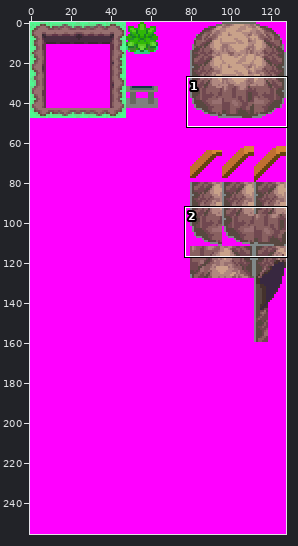
Sprite sheet, stored at tiles/route_203/middle.png. The first picture is a wide view before the edit; the outline marks the close-up.
Close-up. Earlier state:
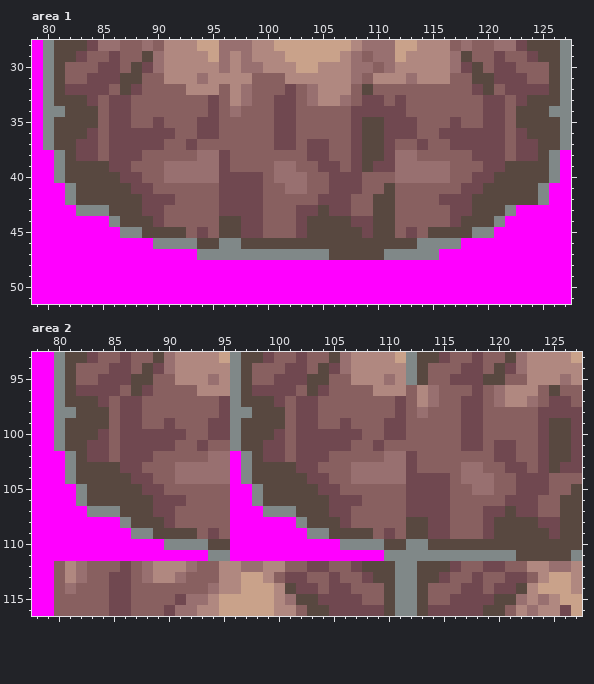
The file is 128x256 pixels. Shown: area 1: x 79..127, y 28..51; area 2: x 78..127, y 93..116.
Once edited:
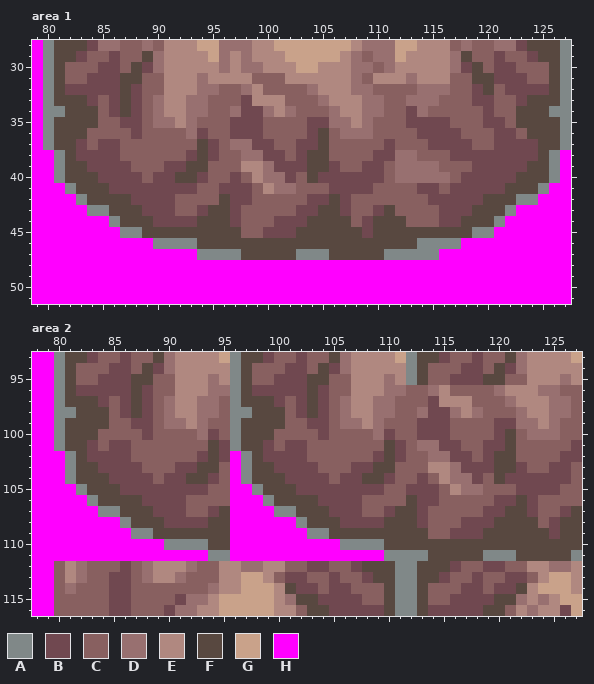
Palette (. is transparent): A #808888  B #704850  C #886060  D #987070  E #b08880  F #584840  G #c9a28a  H #ff00ff
Change:
Area 1:
y 32: x 86 C -> B; x 91..92 CC -> EE; x 94..95 EE -> DD; x 97 E -> C; x 99 C -> E; x 102 B -> C; x 108..109 CF -> DD; x 114..116 CCC -> DDD
y 33: x 87..88 BC -> FB; x 90..95 CCCCCB -> DEEDDC; x 97..102 EDCCBB -> CBEEEC; x 104..105 DE -> CD; x 107..110 DCBB -> EEDD; x 112..115 BCCC -> CDDD; x 119 C -> B; x 121 B -> C
y 34: x 87..88 BC -> FB; x 90..95 CCCCCB -> DEEDDC; x 98..102 CCCBB -> BBDED; x 106..114 CCBBBBBCC -> DEEDDCCBD; x 121 B -> C
y 35: x 86 B -> C; x 88 C -> B; x 90..95 BCCCBB -> DDEDCC; x 97..99 CCC -> BBB; x 101..102 BB -> CC; x 104..112 CCCCBFFBB -> BBDDEDCCC; x 114..117 CCCB -> BBBC
y 36: x 84 B -> C; x 86..87 BB -> CC; x 89..91 BBB -> CCC; x 93 C -> D; x 95 B -> C; x 97..99 CCC -> BBB; x 101..102 BB -> CC; x 104..105 CC -> BF; x 107..115 CBFFBBBCC -> DDDCCCCBB; x 118..120 BBB -> CCC; x 122..123 CB -> BC
y 37: x 84..85 BC -> CB; x 87..90 BBBB -> CCCC; x 93..95 BCC -> CFB; x 97..103 CCCCBBC -> DDBBCCB; x 105 B -> F; x 108..110 BFF -> CCC; x 114..116 BCC -> CBB; x 119..120 BB -> CC; x 122 C -> B
y 38: x 85 C -> B; x 87..88 BB -> CC; x 93..96 CDDB -> BFBC; x 98..101 CCCC -> DDBB; x 103..105 CBB -> BFF; x 108..110 BFF -> CCB; x 117..118 CC -> BB; x 122 C -> B
y 39: x 84..85 FF -> BB; x 91..96 DDDDDB -> BBFFCC; x 98..105 CCCDDCCB -> EEDBBBFF; x 108..109 BF -> CB; x 111 B -> C; x 116 D -> C; x 119 C -> B; x 122..123 FF -> BB
y 40: x 85..86 FF -> BB; x 90..96 CDDDDDB -> BBFFBCC; x 98..100 BBC -> CED; x 102..105 DDCC -> BCFB; x 109..110 CC -> BB; x 118 C -> B; x 121..122 FF -> BB
y 41: x 86..87 FF -> BB; x 90..93 CCCC -> BBBB; x 99..101 BCC -> CED; x 103 D -> C; x 109 C -> B; x 111 F -> C; x 114..115 CC -> BB; x 117 C -> B; x 120..121 FF -> BB
y 42: x 82..83 AF -> HA; x 88 F -> B; x 96 B -> F; x 99 B -> C; x 104 C -> B; x 106 B -> F; x 110..111 FF -> CC; x 115 C -> B; x 119 F -> B; x 123..125 FFA -> AAH
y 43: x 83 A -> H; x 91 C -> B; x 94..96 CCB -> BFF; x 98..99 BB -> CC; x 106 B -> F; x 110 F -> B; x 116 C -> B
y 44: x 91..95 CCCCC -> BBBFF; x 97..99 FBB -> BCC; x 101..102 CC -> BB; x 108 B -> C; x 112 C -> F; x 116 C -> B
y 45: x 93..95 CBC -> FFF; x 98..103 BBCCCB -> CCBBBF; x 112..114 CBC -> FFF
y 46: x 96..97 AA -> FF
y 47: x 98..102 AAAAA -> FFFFF
Area 2:
y 96: x 86 C -> B; x 91..92 CC -> EE; x 94..95 EE -> DD; x 102 C -> B; x 107..108 CC -> EE; x 110..111 EE -> DD; x 113 E -> C; x 115 C -> E; x 118 B -> C; x 124..125 CF -> DD
y 97: x 87..88 BC -> FB; x 90..95 CCCCCB -> DEEDDC; x 103..104 BC -> FB; x 106..111 CCCCCB -> DEEDDC; x 113..118 EDCCBB -> CBEEEC; x 120..121 DE -> CD; x 123..126 DCBB -> EEDD
y 98: x 87..88 BC -> FB; x 90..95 CCCCCB -> DEEDDC; x 103..104 BC -> FB; x 106..111 CCCCCB -> DEEDDC; x 114..118 CCCBB -> BBDED; x 122..127 CCBBBB -> DEEDDC
y 99: x 86 B -> C; x 88 C -> B; x 90..95 BCCCBB -> DDEDCC; x 102 B -> C; x 104 C -> B; x 106..111 BCCCBB -> DDEDCC; x 113..115 CCC -> BBB; x 117..118 BB -> CC; x 120..127 CCCCBFFB -> BBDDEDCC
y 100: x 84 B -> C; x 86..87 BB -> CC; x 89..91 BBB -> CCC; x 93 C -> D; x 95 B -> C; x 100 B -> C; x 102..103 BB -> CC; x 105..107 BBB -> CCC; x 109 C -> D; x 111 B -> C; x 113..115 CCC -> BBB; x 117..118 BB -> CC; x 120..121 CC -> BF; x 123..127 CBFFB -> DDDCC
y 101: x 84..85 BC -> CB; x 87..90 BBBB -> CCCC; x 93..95 BCC -> CFB; x 100..101 BC -> CB; x 103..106 BBBB -> CCCC; x 109..111 BCC -> CFB; x 113..119 CCCCBBC -> DDBBCCB; x 121 B -> F; x 124..126 BFF -> CCC
y 102: x 85 C -> B; x 87..88 BB -> CC; x 93..95 CDD -> BFB; x 101 C -> B; x 103..104 BB -> CC; x 109..112 CDDB -> BFBC; x 114..117 CCCC -> DDBB; x 119..121 CBB -> BFF; x 124..126 BFF -> CCB
y 103: x 84..85 FF -> BB; x 91..95 DDDDD -> BBFFC; x 100..101 FF -> BB; x 107..112 DDDDDB -> BBFFCC; x 114..121 CCCDDCCB -> EEDBBBFF; x 124..125 BF -> CB; x 127 B -> C
y 104: x 85..86 FF -> BB; x 90..95 CDDDDD -> BBFFBC; x 101..102 FF -> BB; x 106..112 CDDDDDB -> BBFFBCC; x 114..116 BBC -> CED; x 118..121 DDCC -> BCFB; x 125..126 CC -> BB
y 105: x 86..87 FF -> BB; x 90..93 CCCC -> BBBB; x 102..103 FF -> BB; x 106..109 CCCC -> BBBB; x 115..117 BCC -> CED; x 119 D -> C; x 125 C -> B; x 127 F -> C
y 106: x 82..83 AF -> HA; x 88 F -> B; x 98..99 AF -> HA; x 104 F -> B; x 112 B -> F; x 115 B -> C; x 120 C -> B; x 122 B -> F; x 126..127 FF -> CC
y 107: x 83 A -> H; x 91 C -> B; x 94..95 CC -> BF; x 99 A -> H; x 107 C -> B; x 110..112 CCB -> BFF; x 114..115 BB -> CC; x 122 B -> F; x 126 F -> B
y 108: x 91..95 CCCCC -> BBBFF; x 107..111 CCCCC -> BBBFF; x 113..115 FBB -> BCC; x 117..118 CC -> BB; x 124 B -> C
y 109: x 93..95 CBC -> FFF; x 109..111 CBC -> FFF; x 114..119 BBCCCB -> CCBBBF
y 110: x 112..113 AA -> FF
y 111: x 114..118 AAAAA -> FFFFF
Changed places in both close-ups, as pixel boxes (x1, y1, x2, y2):
changed: (65, 84, 549, 260)
changed: (76, 385, 582, 561)
